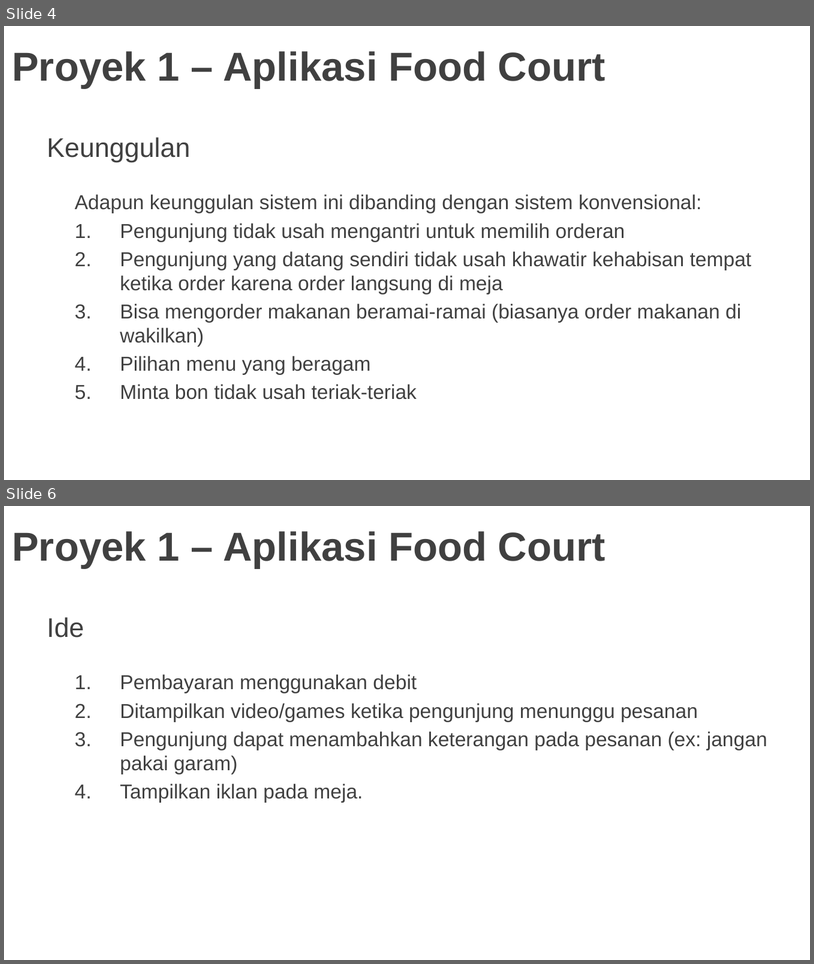
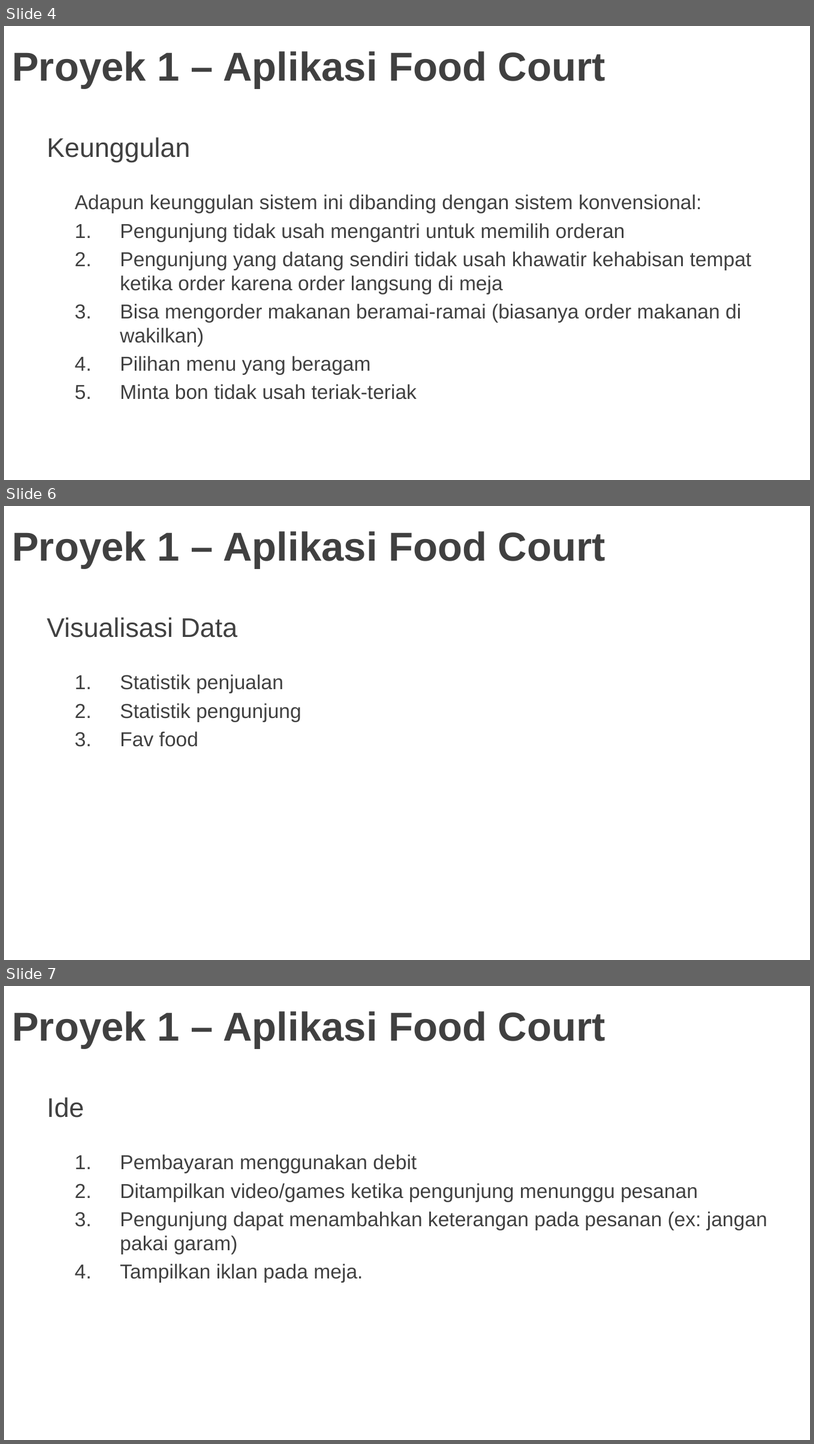
Before and after one commit to regawarp/Repo-Kel2, a slide deck: PROYEK1-Aplikasi Food Court.pptx. Shown one above the other, each under a label of ours: slides 4 and 6 before the commit, slides 4, 6 and 7 after it; the slides between them are not shown. The pictures are 814x964 and 814x1444 pixels, drawn with LibreOffice and Linux fonts; fonts in the diff are those of the drawing; background and template pictures are left out. Boxes give left, top, right and bottom in pixels: in the first picture for what was removed or moved away, otherwise in the second. Text is boxed around its words. In the diff, an @@ line names an element or a change of style, - is before the commit and + after.

```diff
--- a/PROYEK1-Aplikasi Food Court.pptx
+++ b/PROYEK1-Aplikasi Food Court.pptx
@@ slide 6 added at [4,506,810,960], background picture (left out) @@
@@ title added at [12,531,606,568], 36 pt, text #404040, bold @@
+Proyek 1 – Aplikasi Food Court
@@ text added at [47,617,238,637], 24 pt, text #404040 @@
+Visualisasi Data
@@ text added at [120,674,302,747], 18 pt, text #404040 @@
+1. Statistik penjualan
+2. Statistik pengunjung
+3. Fav food
@@ what was slide 6 is now slide 7 @@
```
Also in this commit, not shown: 1 slide changed, 1 other file.
